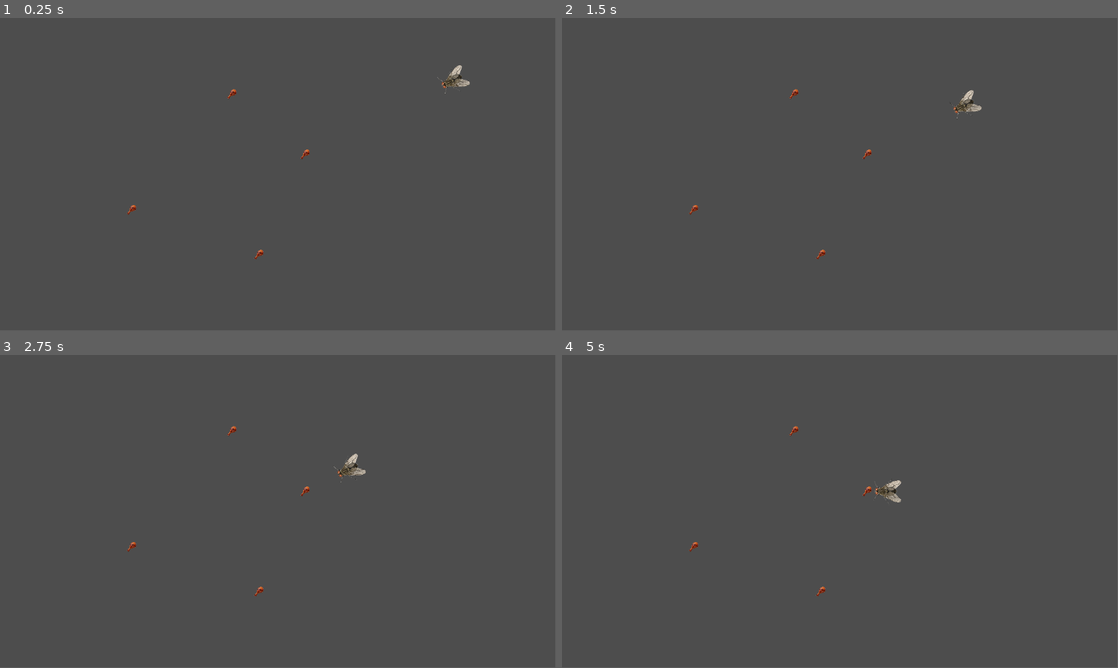
Above: before the commit, frames 1-4 (two rows, left to right).
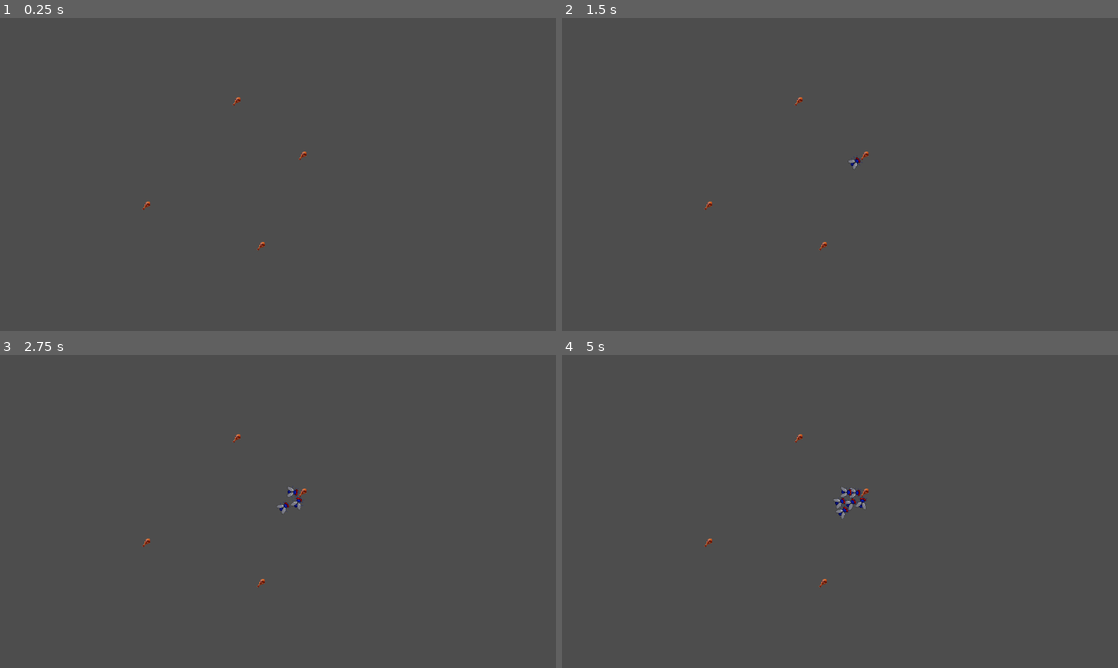
Above: after the commit, the same moments.

Repository: reverse09/summer-jam-project
Game: Godot game, scene res://scenes/game.tscn
Same seed, same stepped clock (60 frames per second), same inputs: the game is played once before the commit and once after it.
Inputs (mouse positions are in pixels of both pictures, inside the frame that each line leads up to):
- Up to frame 1 (0.25 s): no input
- Up to frame 2 (1.5 s): move the mouse to (962, 158) at 0.52 s; click (962, 158) at 0.6 s; move the mouse to (728, 190) at 1.27 s; click (728, 190) at 1.35 s
- Up to frame 3 (2.75 s): move the mouse to (333, 442) at 2.02 s; click (333, 442) at 2.1 s
- Up to frame 4 (5 s): move the mouse to (812, 574) at 2.77 s; click (812, 574) at 2.85 s; move the mouse to (1006, 558) at 3.52 s; click (1006, 558) at 3.6 s; move the mouse to (673, 464) at 4.27 s; click (673, 464) at 4.35 s
In our replay, the window is 799x449 before the commit and 800x450 after it. These sizes can differ from the game's own. Grey fills any space a smaller window leaves; there, only what the larger window draws over its background counts as a difference.

The runs differ from the first frame. In frame 1, 0.3% of the frame differs, in the area x 22-85%, y 15-78%; in frame 2, 0.4%; in frame 3, 0.4%; in frame 4, 0.6%, in the area x 22-61%, y 22-78%.

Commit message:
fixed game scene hopefully

Diff:
--- a/project.godot
+++ b/project.godot
@@ -15,7 +15,21 @@
 config/features=PackedStringArray("4.4", "GL Compatibility")
 config/icon="res://icon.svg"
 
+[display]
+
+window/size/viewport_width=1280
+window/size/viewport_height=720
+
+[input]
+
+swat={
+"deadzone": 0.2,
+"events": [Object(InputEventMouseButton,"resource_local_to_scene":false,"resource_name":"","device":-1,"window_id":0,"alt_pressed":false,"shift_pressed":false,"ctrl_pressed":false,"meta_pressed":false,"button_mask":1,"position":Vector2(121, 25),"global_position":Vector2(133, 85),"factor":1.0,"button_index":1,"canceled":false,"pressed":true,"double_click":false,"script":null)
+]
+}
+
 [rendering]
 
+textures/canvas_textures/default_texture_filter=0
 renderer/rendering_method="gl_compatibility"
 renderer/rendering_method.mobile="gl_compatibility"
--- a/scenes/fly.tscn
+++ b/scenes/fly.tscn
@@ -1,9 +1,45 @@
-[gd_scene load_steps=4 format=3 uid="uid://wm7uh6iipgvs"]
+[gd_scene load_steps=9 format=3 uid="uid://wm7uh6iipgvs"]
 
-[ext_resource type="Texture2D" uid="uid://di0roc6qhop0q" path="res://assets/house-fly-illustration-removebg-preview(1).png" id="1_djddo"]
 [ext_resource type="Script" uid="uid://i07xuel6kem3" path="res://scripts/fly.gd" id="1_xr3pu"]
+[ext_resource type="Texture2D" uid="uid://comefjojqmh41" path="res://assets/fly.png" id="2_xr3pu"]
 
 [sub_resource type="RectangleShape2D" id="RectangleShape2D_xr3pu"]
+
+[sub_resource type="AtlasTexture" id="AtlasTexture_2lkvx"]
+atlas = ExtResource("2_xr3pu")
+region = Rect2(0, 0, 32, 32)
+
+[sub_resource type="AtlasTexture" id="AtlasTexture_sgyng"]
+atlas = ExtResource("2_xr3pu")
+region = Rect2(32, 0, 32, 32)
+
+[sub_resource type="AtlasTexture" id="AtlasTexture_0qovp"]
+atlas = ExtResource("2_xr3pu")
+region = Rect2(0, 32, 32, 32)
+
+[sub_resource type="AtlasTexture" id="AtlasTexture_eyt7k"]
+atlas = ExtResource("2_xr3pu")
+region = Rect2(32, 32, 32, 32)
+
+[sub_resource type="SpriteFrames" id="SpriteFrames_eswn2"]
+animations = [{
+"frames": [{
+"duration": 1.0,
+"texture": SubResource("AtlasTexture_2lkvx")
+}, {
+"duration": 1.0,
+"texture": SubResource("AtlasTexture_sgyng")
+}, {
+"duration": 1.0,
+"texture": SubResource("AtlasTexture_0qovp")
+}, {
+"duration": 1.0,
+"texture": SubResource("AtlasTexture_eyt7k")
+}],
+"loop": true,
+"name": &"default",
+"speed": 5.0
+}]
 
 [node name="Fly" type="Node2D"]
 
@@ -13,9 +49,11 @@
 [node name="CollisionShape2D" type="CollisionShape2D" parent="CharacterBody2D"]
 shape = SubResource("RectangleShape2D_xr3pu")
 
-[node name="Sprite2D" type="Sprite2D" parent="CharacterBody2D"]
+[node name="Sprite2D" type="AnimatedSprite2D" parent="CharacterBody2D"]
+texture_filter = 1
 rotation = 1.5708
-scale = Vector2(0.0792952, 0.0792952)
-texture = ExtResource("1_djddo")
+sprite_frames = SubResource("SpriteFrames_eswn2")
+autoplay = "default"
+frame_progress = 0.260086
 
 [node name="NavigationAgent2D" type="NavigationAgent2D" parent="CharacterBody2D"]
--- a/scenes/game.tscn
+++ b/scenes/game.tscn
@@ -1,33 +1,53 @@
-[gd_scene load_steps=4 format=3 uid="uid://cvwai0nd61hcj"]
+[gd_scene load_steps=5 format=3 uid="uid://cvwai0nd61hcj"]
 
-[ext_resource type="PackedScene" uid="uid://djhkf0kkwdcjb" path="res://scenes/food.tscn" id="1_uwrxv"]
-[ext_resource type="PackedScene" uid="uid://wm7uh6iipgvs" path="res://scenes/fly.tscn" id="1_yqjtg"]
+[ext_resource type="PackedScene" uid="uid://4xogkc0nabjc" path="res://scenes/swatter.tscn" id="1_uwrxv"]
+[ext_resource type="Script" uid="uid://d3dujpe1kvq4o" path="res://scenes/wave_manager.gd" id="2_yqjtg"]
+[ext_resource type="PackedScene" uid="uid://djhkf0kkwdcjb" path="res://scenes/food.tscn" id="3_btr28"]
 
-[sub_resource type="NavigationPolygon" id="NavigationPolygon_yqjtg"]
-vertices = PackedVector2Array(566, 314, -567.969, 314, -566.031, -313, 566, -313)
+[sub_resource type="NavigationPolygon" id="NavigationPolygon_h21dd"]
+vertices = PackedVector2Array(565.953, 314, -568.023, 314, -568.977, -315, 563.047, -315)
 polygons = Array[PackedInt32Array]([PackedInt32Array(0, 1, 2, 3)])
 outlines = Array[PackedVector2Array]([PackedVector2Array(-576, -323, 576, -323, 576, 324, -578, 324)])
 
 [node name="Game" type="Node2D"]
 
 [node name="Camera2D" type="Camera2D" parent="."]
-position = Vector2(0, -2)
 
-[node name="Fly" parent="." instance=ExtResource("1_yqjtg")]
-position = Vector2(373, -200)
-scale = Vector2(3, 3)
+[node name="Swatter" parent="." instance=ExtResource("1_uwrxv")]
+position = Vector2(-2, -2)
 
-[node name="Food" parent="." instance=ExtResource("1_uwrxv")]
+[node name="WaveManager" type="Node" parent="."]
+script = ExtResource("2_yqjtg")
+
+[node name="SpawnTimer" type="Timer" parent="WaveManager"]
+wait_time = 0.8
+
+[node name="WaveTimer" type="Timer" parent="WaveManager"]
+wait_time = 45.0
+
+[node name="InterimTimer" type="Timer" parent="WaveManager"]
+wait_time = 5.0
+
+[node name="EnemyContainer" type="Node" parent="."]
+
+[node name="Food" type="Node" parent="."]
+
+[node name="Food" parent="Food" instance=ExtResource("3_btr28")]
 position = Vector2(57, -43)
 
-[node name="NavigationRegion2D" type="NavigationRegion2D" parent="."]
-navigation_polygon = SubResource("NavigationPolygon_yqjtg")
-
-[node name="Food2" parent="." instance=ExtResource("1_uwrxv")]
+[node name="Food2" parent="Food" instance=ExtResource("3_btr28")]
 position = Vector2(-95, -168)
 
-[node name="Food3" parent="." instance=ExtResource("1_uwrxv")]
+[node name="Food3" parent="Food" instance=ExtResource("3_btr28")]
 position = Vector2(-303, 72)
 
-[node name="Food4" parent="." instance=ExtResource("1_uwrxv")]
+[node name="Food4" parent="Food" instance=ExtResource("3_btr28")]
 position = Vector2(-39, 165)
+
+[node name="NavigationRegion2D" type="NavigationRegion2D" parent="."]
+navigation_polygon = SubResource("NavigationPolygon_h21dd")
+
+[connection signal="swatted_enemy" from="Swatter" to="WaveManager" method="_on_swatter_swatted_enemy"]
+[connection signal="timeout" from="WaveManager/SpawnTimer" to="WaveManager" method="_on_spawn_timer_timeout"]
+[connection signal="timeout" from="WaveManager/WaveTimer" to="WaveManager" method="_on_wave_timer_timeout"]
+[connection signal="timeout" from="WaveManager/InterimTimer" to="WaveManager" method="_on_interim_timer_timeout"]
--- a/scenes/wave_manager.gd
+++ b/scenes/wave_manager.gd
@@ -1,10 +1,12 @@
 extends Node
+
+@onready var enemy_container: Node = $"../EnemyContainer"
 
 const STARTING_FOOD = 5
 const ENEMY_TYPES = {
 	## TODO: "scene": null -> preload("res://enemies/something")
 	"fly": {
-		"scene": null,
+		"scene": preload("res://scenes/fly.tscn"),
 		"difficulty": 3,
 		"earliest_appearance": 1,
 	},
@@ -81,8 +83,8 @@
 		enemy_queue.append(key)
 
 func spawn_enemy(key):
-	##var enemy = ENEMY_TYPES[key].scene.instantiate()
-	## TODO: put the enemy in enemy container
+	var enemy = ENEMY_TYPES[key].scene.instantiate()
+	enemy_container.add_child(enemy)
 	print("Spawned: " + key)
 
 func win():
Binary file added: assets/fly.png
Not shown, added: assets/fly.png.import
